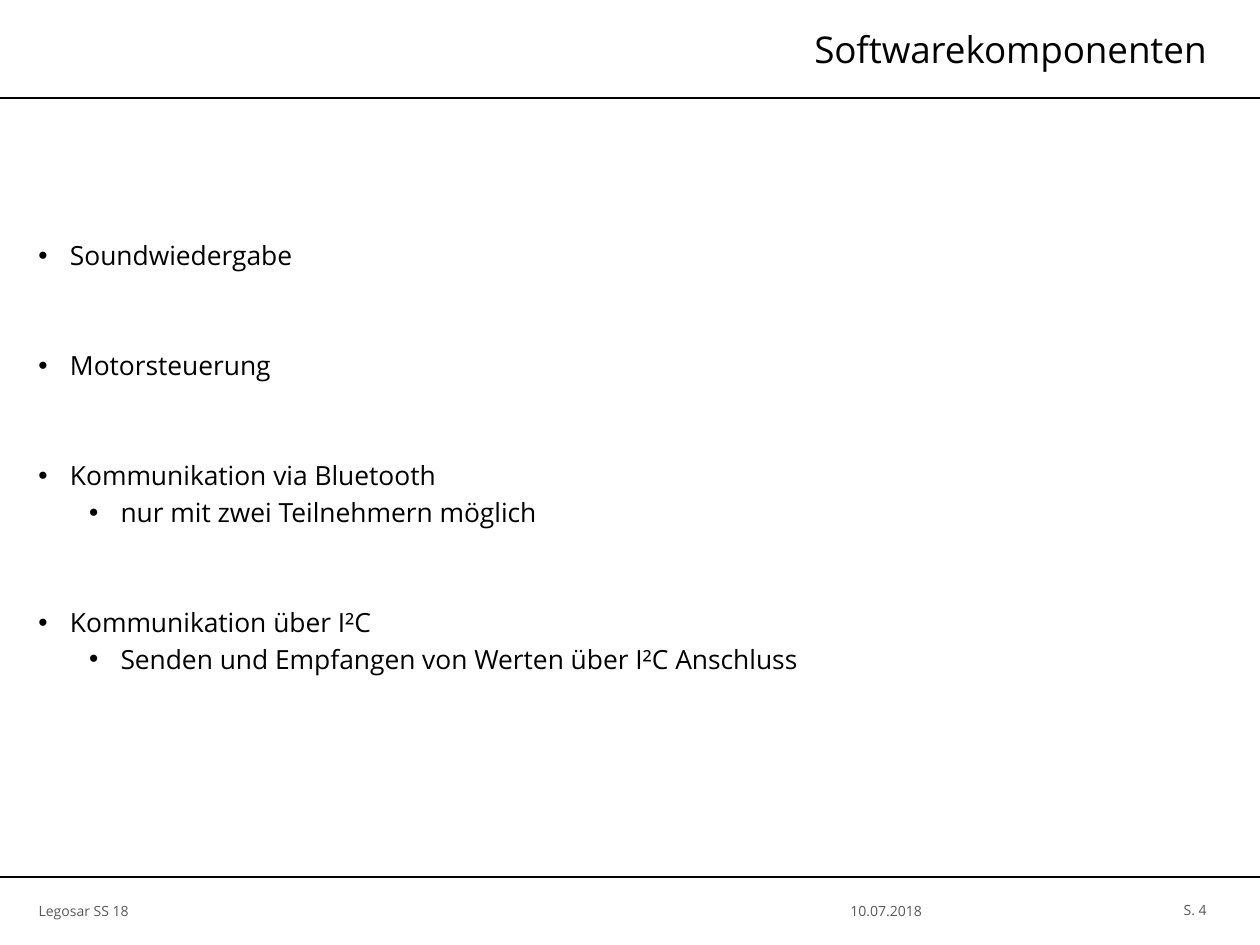
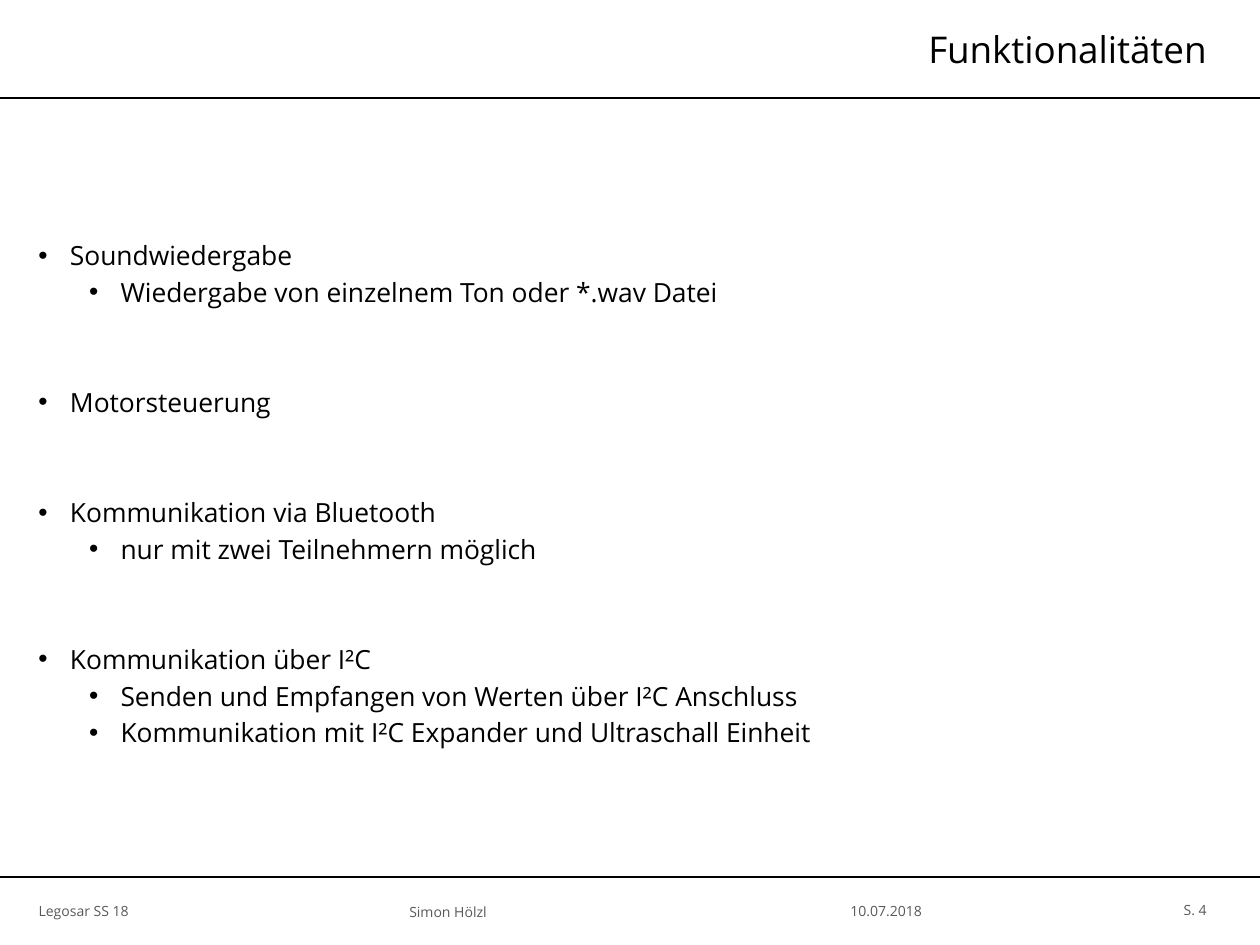
Before and after one commit to SimH1993/OTHR_AUTOSARSS18, a slide deck: slide 4 of Präsentation/Legosar_Master.pptx. Drawn at 1260x945 pixels with LibreOffice and Linux fonts; fonts in the diff are those of the drawing; background and template pictures are left out. Boxes give left, top, right and bottom in pixels: in the first picture for what was removed or moved away, otherwise in the second. Text is boxed around its words. In the diff, an @@ line names an element or a change of style, - is before the commit and + after.

```diff
--- a/Präsentation/Legosar_Master.pptx
+++ b/Präsentation/Legosar_Master.pptx
@@ title at [928, 35, 1206, 64]: text changed @@
-Softwarekomponenten
+Funktionalitäten
@@ text at [121, 282, 718, 309]: paragraph added @@
+  • Wiedergabe von einzelnem Ton oder *.wav Datei
@@ text at [121, 722, 810, 749]: paragraph added @@
+  • Kommunikation mit I²C Expander und Ultraschall Einheit
@@ text added at [409, 906, 486, 917], 6 pt, text #595959 @@
+Simon Hölzl
```
Also in this commit, not shown: 27 other slides changed, 7 slides added.
